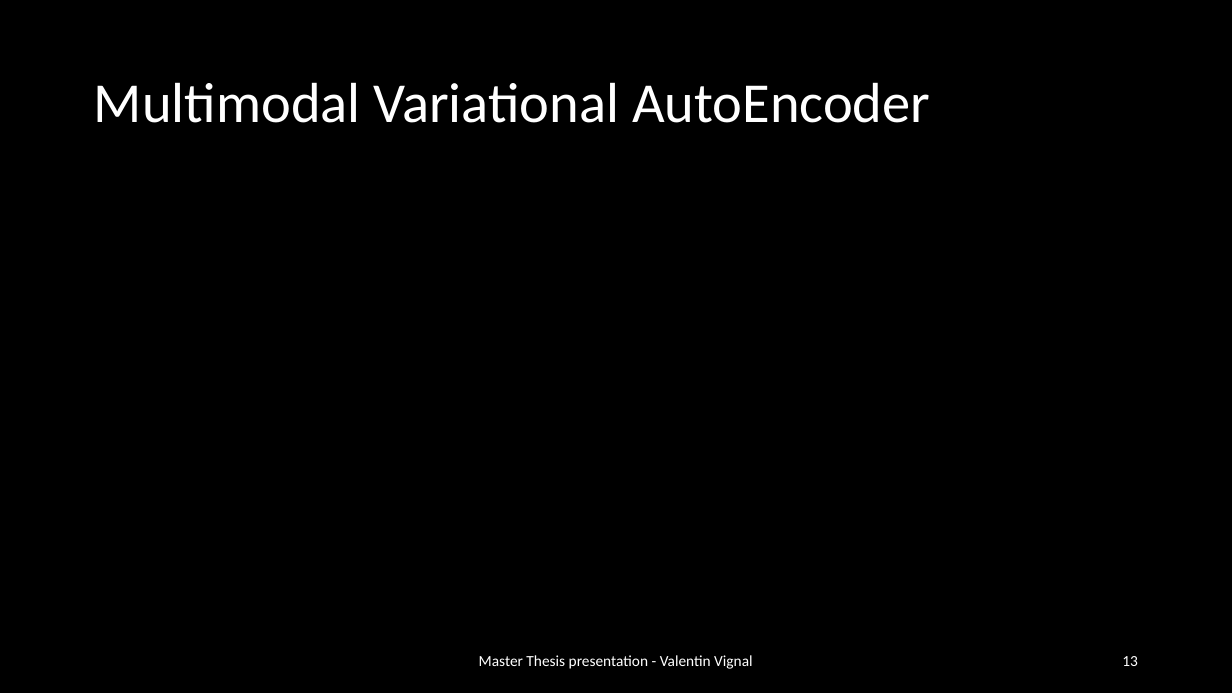
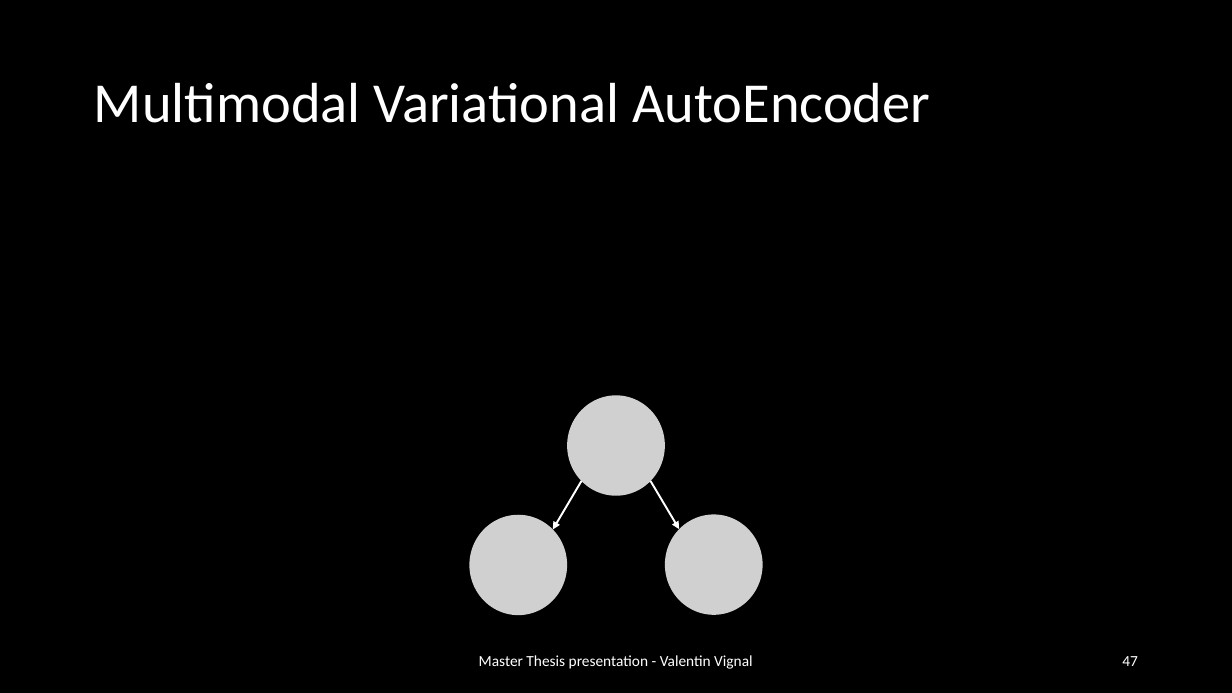
Before and after one commit to ValentinVignal/Dissertation-Report, a slide deck: slide 47 of Presentation/Presentation.pptx (slide 13 before the commit). Drawn at 1232x693 pixels with LibreOffice and Linux fonts; fonts in the diff are those of the drawing; grey boxes stand for pictures. Boxes give left, top, right and bottom in pixels: in the first picture for what was removed or moved away, otherwise in the second. Text is boxed around its words. In the diff, an @@ line names an element or a change of style, - is before the commit and + after.

```diff
--- a/Presentation/Presentation.pptx
+++ b/Presentation/Presentation.pptx
@@ group added at [470,396,763,616]: 3 pictures, 2 arrows @@
@@ page number at [1122,656,1138,666]: text changed @@
-13
+47
```
Also in this commit, not shown: 12 other slides changed, 19 slides added, 45 other files.
